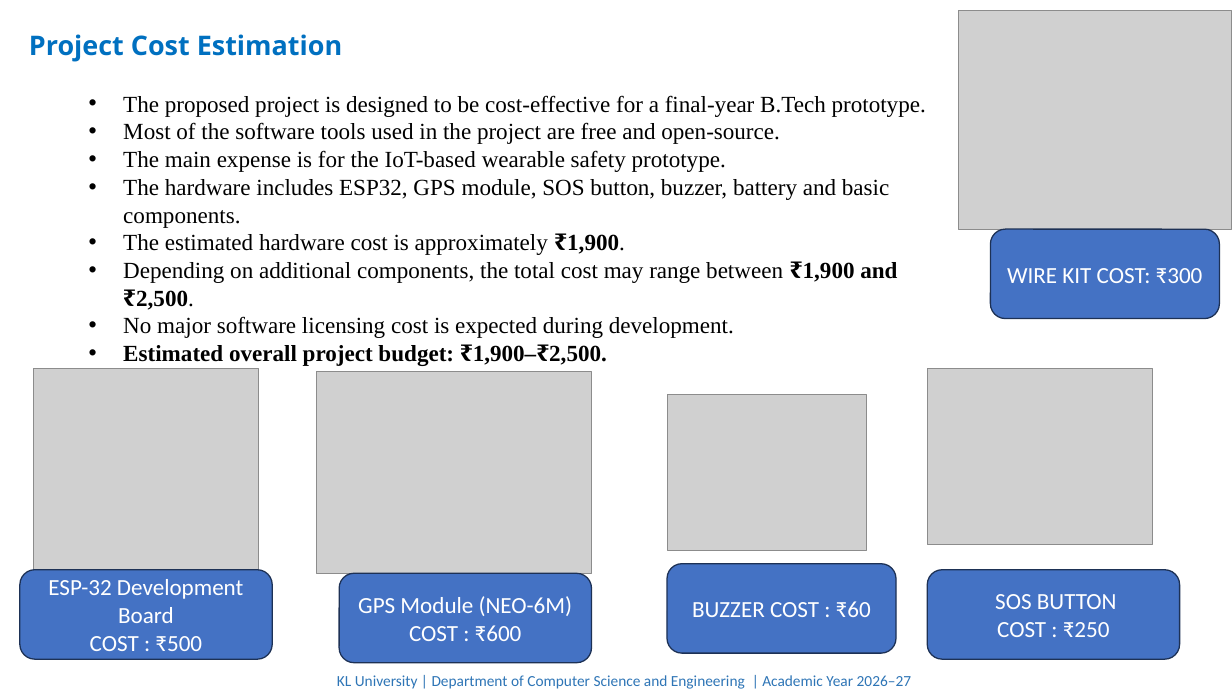
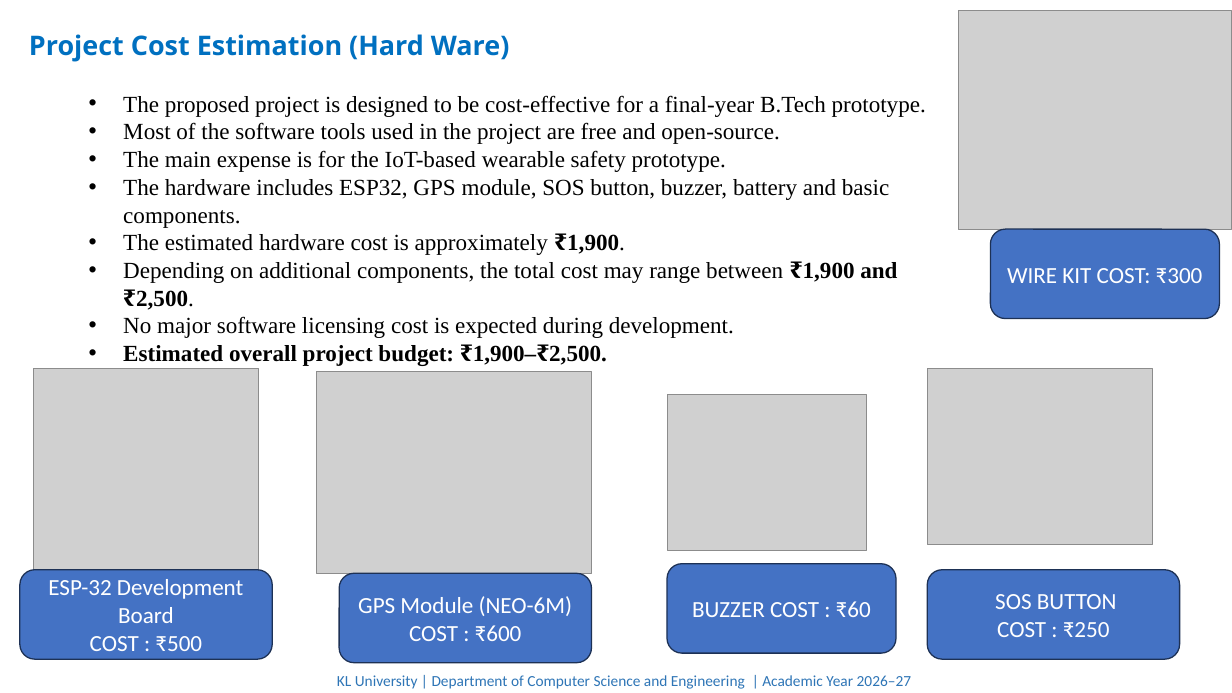
Before and after one commit to Sudheer-badam/CAPSTONE-PROJECT-BATCH-220, a slide deck: slide 10 of CAPSTONE PROJECT PPT-220-2 UPDATED.pptx (slide 7 before the commit). Drawn at 1232x693 pixels with LibreOffice and Linux fonts; fonts in the diff are those of the drawing; grey boxes stand for pictures. Boxes give left, top, right and bottom in pixels: in the first picture for what was removed or moved away, otherwise in the second. Text is boxed around its words. In the diff, an @@ line names an element or a change of style, - is before the commit and + after.

```diff
--- a/CAPSTONE PROJECT PPT-220-2 UPDATED.pptx
+++ b/CAPSTONE PROJECT PPT-220-2 UPDATED.pptx
@@ text at [29,34,510,62]: text changed @@
-Project Cost Estimation
+Project Cost Estimation (Hard Ware)
```
Also in this commit, not shown: 3 other slides changed, 4 slides added, 3 other files.
